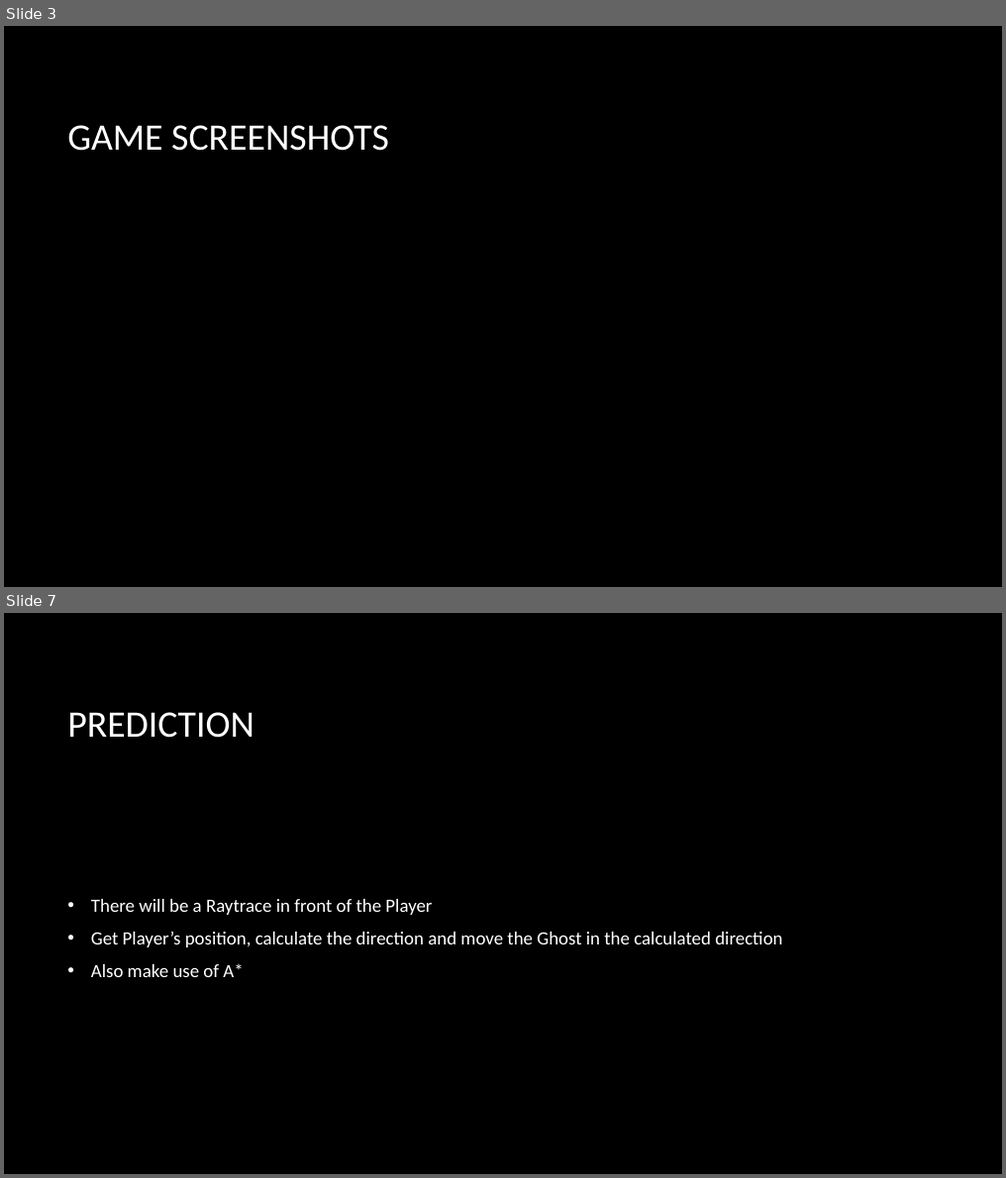
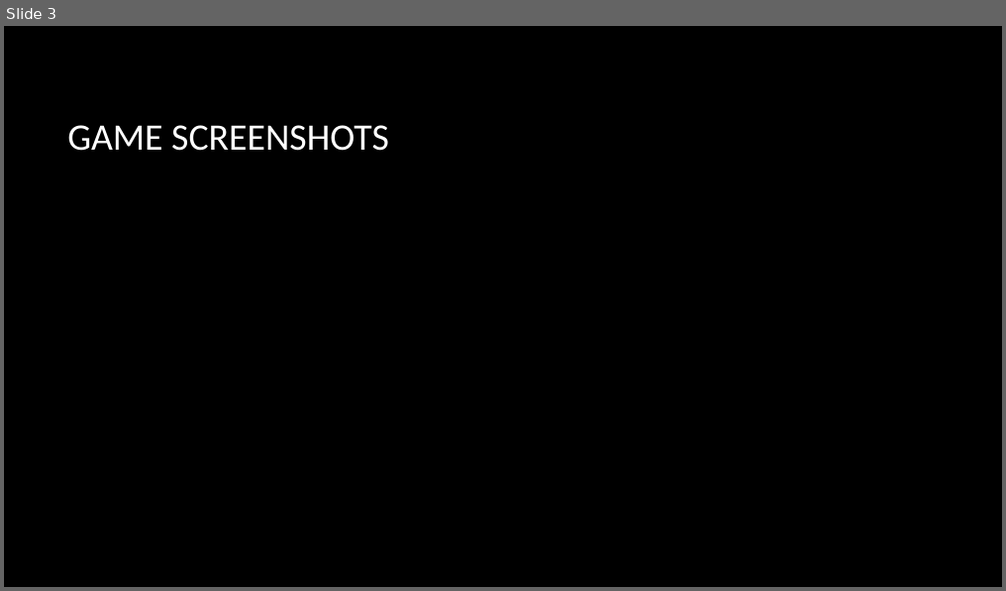
Before and after one commit to Lexzt/finlandai, a slide deck: Documentations/Pacman Revised.pptx. Shown one above the other, each under a label of ours: slides 3 and 7 before the commit, slide 3 after it; the slides between them are not shown. The pictures are 1006x1178 and 1006x591 pixels, drawn with LibreOffice and Linux fonts; fonts in the diff are those of the drawing; background and template pictures are left out. Boxes give left, top, right and bottom in pixels: in the first picture for what was removed or moved away, otherwise in the second. Text is boxed around its words. In the diff, an @@ line names an element or a change of style, - is before the commit and + after.

```diff
--- a/Documentations/Pacman Revised.pptx
+++ b/Documentations/Pacman Revised.pptx
@@ slide 7 removed at (4,613,1002,1174), background picture (left out) @@
@@ title removed at (67,712,254,738) @@
-PREDICTION
@@ text removed at (91,899,782,977) @@
-• There will be a Raytrace in front of the Player
-• Get Player’s position, calculate the direction and move the Ghost in the calculated direction
-• Also make use of A*
```
Also in this commit, not shown: 3 slides changed, 4 slides added, 1 other file.
